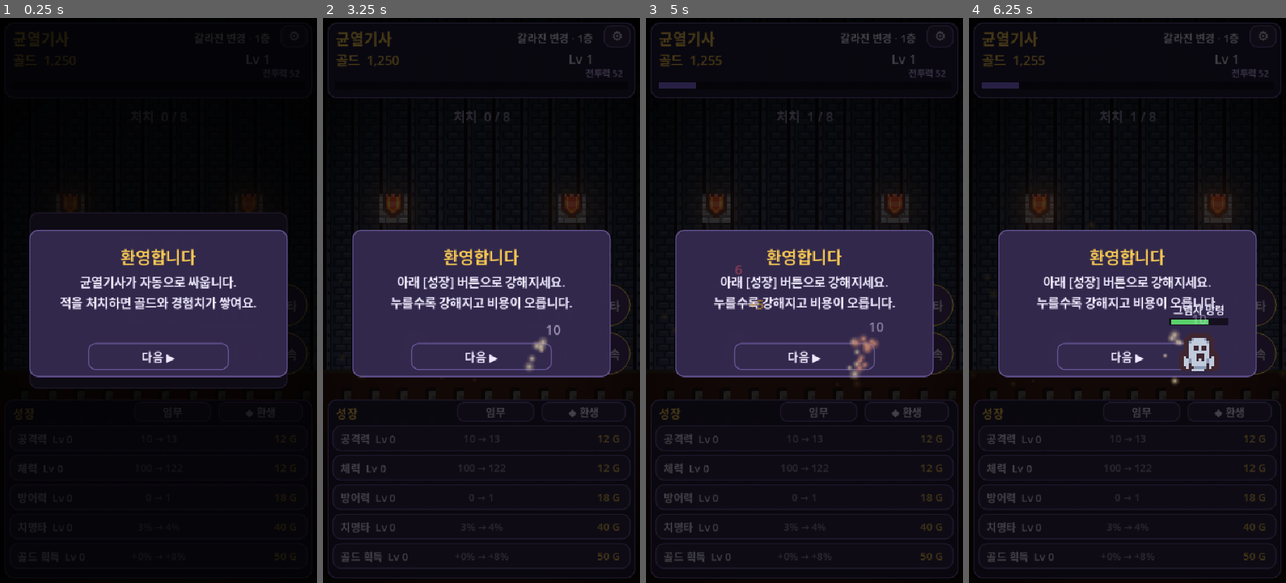
Above: before the commit, frames 1-4 (left to right).
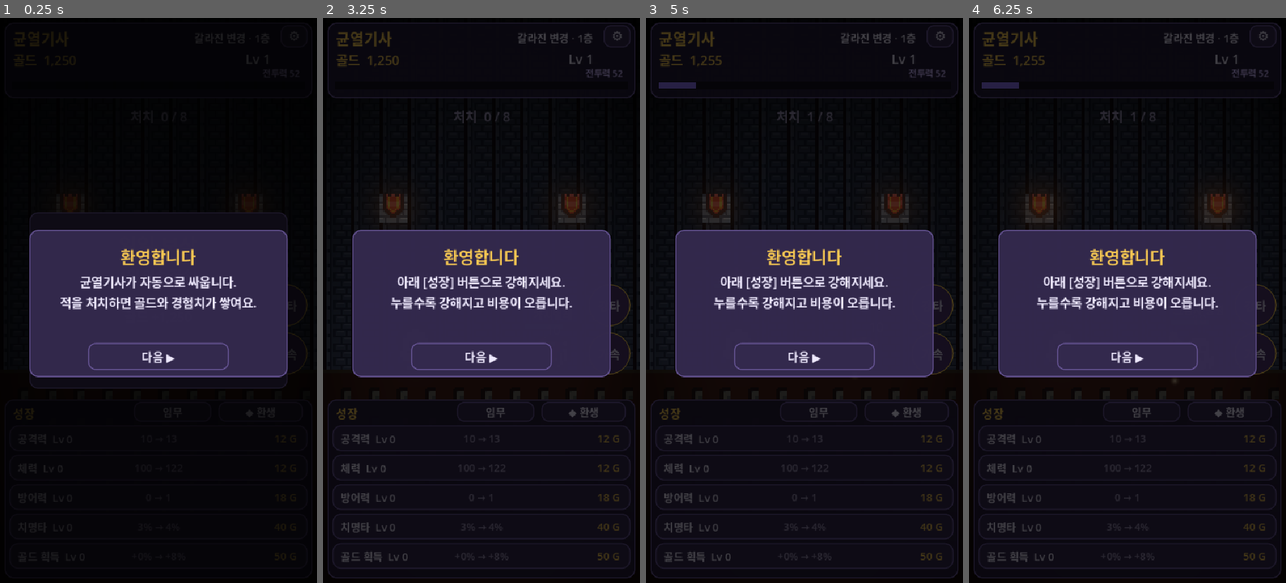
Above: after the commit, the same moments.

Repository: BN8624/unknown
Game: Godot game, scene res://Main.tscn
Two runs of this game, one before a commit and one after it. Both use one fixed random seed, a clock stepped at 60 frames per second and the inputs below.
Inputs (mouse positions are in pixels of both pictures, inside the frame that each line leads up to):
- Up to frame 1 (0.25 s): no input
- Up to frame 2 (3.25 s): click "⚙" at 0.5 s; click "다음 ▶" at 1.25 s; click "임무" at 2 s; click "◆ 환생" at 2.75 s
- Up to frame 3 (5 s): click (804, 436) at 3.52 s; click (804, 470) at 4.27 s
- Up to frame 4 (6.25 s): click (1127, 498) at 5.02 s; click (1127, 526) at 5.77 s

The runs differ from the first frame. In frame 2, 0.2% of the frame differs, in the area x 63-75%, y 54-63%; in frame 3, 0.4%; in frame 4, 1.2%, in the area x 38-82%, y 36-65%.

Commit message:
feat+fix: 보스 도전 관문·사망 복귀·팝업 z순서·배경 정리 (QA)
- 사망: 보스전 패배 시 일반 몹 파밍으로 복귀(다시 도전), 일반 몹 패배 시
  현재 층 처음부터(처치 수 초기화). 보스 자동 재진입 없음.
- 보스 관문: 보스 스테이지는 자동 진입 대신 '보스 도전' 버튼으로 시작.
  관문에선 일반 몹 파밍(골드·임무 진행). '자동 도전' 토글(저장).
- 팝업 z순서: 오버레이를 CanvasLayer(10)로 올려 전투 표시물이 팝업 뒤로
  비치던 잔상 제거.
- 배경: 정체불명 잔불 파티클 제거.
- QA: 헤드리스로 관문→자동도전→보스격파→진행 루프 검증(stage 4→10, 보스 1).

Co-Authored-By: Claude Opus 4.8 <noreply@anthropic.com>

Diff:
--- a/Main.gd
+++ b/Main.gd
@@ -51,6 +51,10 @@
 var e_atk_timer := 0.0
 var boss_atk_count := 0
 var boss_winding := false    # 보스 강공격 예열 중
+var boss_active := false     # 실제 보스전 진행 중(게이트에서 도전 시작)
+var auto_boss := false       # 보스 자동 도전(저장)
+var challenge_btn: Button
+var auto_btn: Button
 var busy := false            # 보상 표시 중엔 전투 정지
 # 액티브 스킬
 const SMASH_CD := 9.0
@@ -101,8 +105,13 @@
 var daily_streak := 0
 
 
+var ui_layer: CanvasLayer
+
 func _ready() -> void:
 	_shot_mode = "--shot" in OS.get_cmdline_user_args()
+	ui_layer = CanvasLayer.new()       # 모든 오버레이는 이 레이어에 → 전투 표시물 위에 항상 그려짐
+	ui_layer.layer = 10
+	add_child(ui_layer)
 	_build_background()
 	_build_battle_area()
 	_build_vignette()
@@ -126,6 +135,7 @@
 	_update_hud()
 	_update_growth_buttons()
 	_refresh_mission_badge()
+	_refresh_auto_btn()
 	_apply_font()
 	if not _shot_mode and not s.is_empty():
 		_grant_offline(s)
@@ -153,7 +163,7 @@
 	gold = 99999; _update_hud(); _update_growth_buttons()
 	await get_tree().create_timer(0.3).timeout
 	_save_shot("r02_rich")
-	stage = 5; kills = 0; _spawn_enemy()   # 보스 외형
+	stage = 5; kills = 0; boss_active = true; _spawn_enemy()   # 보스 외형
 	await get_tree().create_timer(0.5).timeout
 	_save_shot("r03_boss")
 	_show_reward("보스 격파!", "거대 거미 아라크 처치\n골드 +1,200\n전투력이 단단해졌습니다.\n\n6층으로 전진!")
@@ -172,7 +182,7 @@
 	stage = 23; kills = 2; _spawn_enemy()   # 2지역(잿빛 협곡) 일반 적
 	await get_tree().create_timer(0.5).timeout
 	_save_shot("r07_region2")
-	stage = 40; kills = 0; _spawn_enemy()    # 2지역 최종 보스
+	stage = 40; kills = 0; boss_active = true; _spawn_enemy()    # 2지역 최종 보스
 	await get_tree().create_timer(0.4).timeout
 	_boss_heavy()                            # 강공격 예열(확대·붉은 경고)
 	await get_tree().create_timer(0.45).timeout
@@ -185,9 +195,12 @@
 	await get_tree().create_timer(0.4).timeout
 	_save_shot("r09_missions")
 	mission_overlay.visible = false
-	stage = 45; kills = 3; prestige_count = 2; _apply_hero_skin(); _spawn_enemy()  # 3지역 + 승급 영웅
+	stage = 43; kills = 3; boss_active = false; prestige_count = 2; _apply_hero_skin(); _spawn_enemy()  # 3지역 + 승급 영웅
 	await get_tree().create_timer(0.5).timeout
 	_save_shot("r10_region3")
+	stage = 10; kills = 0; boss_active = false; _spawn_enemy()  # 보스 관문(도전 버튼)
+	await get_tree().create_timer(0.5).timeout
+	_save_shot("r11_gate")
 	get_tree().quit(0)
 
 var _onboard_ov: Control
@@ -202,7 +215,7 @@
 	]
 	var ov := Control.new()
 	ov.size = GameData.SCREEN
-	add_child(ov)
+	ui_layer.add_child(ov)
 	_onboard_ov = ov
 	var dim := ColorRect.new()
 	dim.color = Color(0, 0, 0, 0.72)
@@ -291,7 +304,7 @@
 	mission_overlay = Control.new()
 	mission_overlay.size = GameData.SCREEN
 	mission_overlay.visible = false
-	add_child(mission_overlay)
+	ui_layer.add_child(mission_overlay)
 	var dim := ColorRect.new()
 	dim.color = Color(0, 0, 0, 0.68)
 	dim.size = GameData.SCREEN
@@ -461,31 +474,6 @@
 			tw.tween_property(glow, "modulate:a", 0.32, 0.9).set_trans(Tween.TRANS_SINE)
 			tw.tween_property(glow, "modulate:a", 0.55, 1.1).set_trans(Tween.TRANS_SINE)
 
-	# 떠오르는 잔불(앰비언트 파티클)
-	_build_ambient_embers()
-
-
-func _build_ambient_embers() -> void:
-	var tex := _load_gen("ember")
-	if tex == null:
-		return
-	var p := CPUParticles2D.new()
-	p.texture = tex
-	p.position = Vector2(GameData.SCREEN.x * 0.5, GROUND_Y + 20)
-	p.amount = 26
-	p.lifetime = 6.0
-	p.preprocess = 4.0
-	p.emission_shape = CPUParticles2D.EMISSION_SHAPE_RECTANGLE
-	p.emission_rect_extents = Vector2(GameData.SCREEN.x * 0.5, 10)
-	p.direction = Vector2(0, -1)
-	p.spread = 18.0
-	p.gravity = Vector2(0, -8)
-	p.initial_velocity_min = 10.0
-	p.initial_velocity_max = 26.0
-	p.scale_amount_min = 0.15
-	p.scale_amount_max = 0.5
-	p.color = Color(1.0, 0.8, 0.5, 0.5)
-	add_child(p)
 
 
 # 화면 가장자리를 어둡게(분위기). 비전투 표시라 입력 통과, UI 패널보다 아래.
@@ -684,6 +672,62 @@
 func _build_skills() -> void:
 	smash_btn = _make_skill_btn("강타", Vector2(452, 452), _use_smash)
 	haste_btn = _make_skill_btn("가속", Vector2(452, 534), _use_haste)
+	_build_challenge_ui()
+
+
+# 보스 게이트 도전 UI: 큰 '보스 도전' 버튼 + 자동 도전 토글.
+func _build_challenge_ui() -> void:
+	challenge_btn = Button.new()
+	challenge_btn.text = "⚔  보스 도전"
+	challenge_btn.position = Vector2(110, 250)
+	challenge_btn.size = Vector2(320, 64)
+	challenge_btn.add_theme_font_size_override("font_size", 26)
+	var sb := StyleBoxFlat.new()
+	sb.bg_color = Color(0.55, 0.16, 0.20, 0.96); sb.set_corner_radius_all(16)
+	sb.border_color = COL_GOLD; sb.set_border_width_all(3)
+	var pr := sb.duplicate(); pr.bg_color = Color(0.70, 0.22, 0.26)
+	challenge_btn.add_theme_stylebox_override("normal", sb)
+	challenge_btn.add_theme_stylebox_override("hover", sb)
+	challenge_btn.add_theme_stylebox_override("pressed", pr)
+	challenge_btn.add_theme_color_override("font_color", Color(1, 0.95, 0.85))
+	challenge_btn.pressed.connect(func() -> void:
+		_play("button"); _btn_pop(challenge_btn); _start_boss_challenge())
+	challenge_btn.visible = false
+	add_child(challenge_btn)
+
+	auto_btn = Button.new()
+	auto_btn.position = Vector2(150, 322); auto_btn.size = Vector2(240, 40)
+	auto_btn.add_theme_font_size_override("font_size", 18)
+	_style_button(auto_btn)
+	auto_btn.pressed.connect(func() -> void:
+		auto_boss = not auto_boss
+		_refresh_auto_btn()
+		_save()
+		if auto_boss and challenge_btn.visible and not boss_active:
+			_start_boss_challenge())
+	auto_btn.visible = false
+	add_child(auto_btn)
+	_refresh_auto_btn()
+
+
+func _refresh_auto_btn() -> void:
+	if auto_btn != null:
+		auto_btn.text = "자동 도전: 켜짐" if auto_boss else "자동 도전: 꺼짐"
+
+
+func _show_challenge(on: bool) -> void:
+	if challenge_btn == null:
+		return
+	challenge_btn.visible = on
+	auto_btn.visible = on
+
+
+func _start_boss_challenge() -> void:
+	if boss_active or not GameData.is_boss_stage(stage) or busy:
+		return
+	boss_active = true
+	_show_challenge(false)
+	_spawn_enemy()
 
 
 func _make_skill_btn(label: String, pos: Vector2, cb: Callable) -> Button:
@@ -768,7 +812,7 @@
 	reward_overlay = Control.new()
 	reward_overlay.size = GameData.SCREEN
 	reward_overlay.visible = false
-	add_child(reward_overlay)
+	ui_layer.add_child(reward_overlay)
 	var dim := ColorRect.new()
 	dim.color = Color(0, 0, 0, 0.55)
 	dim.size = GameData.SCREEN
@@ -793,7 +837,7 @@
 	settings_overlay = Control.new()
 	settings_overlay.size = GameData.SCREEN
 	settings_overlay.visible = false
-	add_child(settings_overlay)
+	ui_layer.add_child(settings_overlay)
 	var dim := ColorRect.new()
 	dim.color = Color(0, 0, 0, 0.6)
 	dim.size = GameData.SCREEN
@@ -859,7 +903,7 @@
 	prestige_overlay = Control.new()
 	prestige_overlay.size = GameData.SCREEN
 	prestige_overlay.visible = false
-	add_child(prestige_overlay)
+	ui_layer.add_child(prestige_overlay)
 	var dim := ColorRect.new()
 	dim.color = Color(0, 0, 0, 0.7)
 	dim.size = GameData.SCREEN
@@ -1249,7 +1293,9 @@
 	if lbl_enemy_name != null and is_instance_valid(lbl_enemy_name):
 		lbl_enemy_name.queue_free()
 
-	enemy = GameData.make_enemy(stage)
+	# 보스 스테이지인데 아직 도전 전이면: 일반 몹을 파밍하며 '보스 도전' 게이트 표시
+	var at_gate: bool = GameData.is_boss_stage(stage) and not boss_active
+	enemy = GameData.make_enemy(stage, at_gate)
 	enemy_node = _make_enemy(enemy)
 	enemy_node.position = Vector2(ENEMY_X + 180, GROUND_Y)   # 오른쪽에서 슬라이드 인
 	add_child(enemy_node)
@@ -1287,6 +1333,9 @@
 	e_atk_timer = 0.0
 	boss_atk_count = 0
 	boss_winding = false
+	_show_challenge(at_gate)
+	if at_gate and auto_boss:
+		get_tree().create_timer(1.2).timeout.connect(_start_boss_challenge)
 	_update_progress()
 
 
@@ -1464,7 +1513,17 @@
 func _player_down() -> void:
 	p_hp = p_max_hp
 	_update_hero_hp()
-	_flash_notice("재정비!")
+	if boss_active:
+		# 보스전 패배 → 보스 포기, 일반 몹 파밍으로 복귀(다시 도전 가능)
+		boss_active = false
+		boss_winding = false
+		_flash_notice("보스 도전 실패!\n전열을 정비하세요")
+		_spawn_enemy()
+	else:
+		# 일반 몹에게 패배 → 현재 층 처음부터(처치 수 초기화)
+		kills = 0
+		_flash_notice("재정비! 처음부터")
+		_update_progress()
 
 
 func _enemy_die() -> void:
@@ -1496,7 +1555,13 @@
 
 func _after_kill(was_boss: bool) -> void:
 	if was_boss:
+		boss_active = false
 		_stage_clear(true)
+		return
+	# 보스 게이트에서 파밍 중이면 처치해도 진행 없이 다음 몹(도전 대기)
+	if GameData.is_boss_stage(stage) and not boss_active:
+		await get_tree().create_timer(0.35).timeout
+		_spawn_enemy()
 		return
 	kills += 1
 	if kills >= GameData.KILLS_PER_STAGE:
@@ -1614,8 +1679,11 @@
 
 func _update_progress() -> void:
 	if enemy.get("boss", false):
-		lbl_progress.text = "◆ 보스 ◆"
+		lbl_progress.text = "◆ 보스전 ◆"
 		lbl_progress.add_theme_color_override("font_color", COL_HP_BOSS)
+	elif GameData.is_boss_stage(stage) and not boss_active:
+		lbl_progress.text = "보스 관문 — 도전 대기"
+		lbl_progress.add_theme_color_override("font_color", COL_GOLD)
 	else:
 		lbl_progress.text = "처치  %d / %d" % [kills, GameData.KILLS_PER_STAGE]
 		lbl_progress.add_theme_color_override("font_color", COL_DIM)
@@ -1717,6 +1785,7 @@
 		"sound_on": sound_on, "seen_intro": seen_intro,
 		"counters": counters, "missions": missions,
 		"daily_day": daily_day, "daily_streak": daily_streak,
+		"auto_boss": auto_boss,
 	}
 
 
@@ -1745,6 +1814,7 @@
 	missions = s.get("missions", []) if typeof(s.get("missions")) == TYPE_ARRAY else []
 	daily_day = int(s.get("daily_day", 0))
 	daily_streak = int(s.get("daily_streak", 0))
+	auto_boss = bool(s.get("auto_boss", false))
 	var su = s.get("soul_upgrades", {})
 	for id in soul_upgrades.keys():
 		soul_upgrades[id] = int(su.get(id, 0)) if typeof(su) == TYPE_DICTIONARY else 0
@@ -1759,6 +1829,8 @@
 	soul_upgrades = {"s_atk": 0, "s_gold": 0, "s_hp": 0, "s_off": 0}
 	counters = {"kill": 0, "stage": 0, "upgrade": 0, "boss": 0, "gold": 0}
 	missions = []; daily_day = 0; daily_streak = 0
+	boss_active = false; auto_boss = false
+	_refresh_auto_btn()
 	_ensure_missions()
 	_refresh_mission_badge()
 	_recompute_stats()
--- a/reset/GameData.gd
+++ b/reset/GameData.gd
@@ -126,8 +126,8 @@
 const ENEMY_ATK_INTERVAL := 1.25
 
 # 적 한 마리의 완성 스탯 딕셔너리(외형 포함)를 만든다.
-static func make_enemy(stage: int) -> Dictionary:
-	var boss := is_boss_stage(stage)
+static func make_enemy(stage: int, force_normal := false) -> Dictionary:
+	var boss := is_boss_stage(stage) and not force_normal
 	var hp := enemy_hp(stage)
 	var atk := enemy_atk(stage)
 	var gold := enemy_gold(stage)
--- a/reset/SaveSystem.gd
+++ b/reset/SaveSystem.gd
@@ -25,6 +25,7 @@
 		"missions": state.get("missions", []),
 		"daily_day": int(state.get("daily_day", 0)),
 		"daily_streak": int(state.get("daily_streak", 0)),
+		"auto_boss": bool(state.get("auto_boss", false)),
 		"last_save_unix": int(Time.get_unix_time_from_system()),
 	}
 	var f := FileAccess.open(PATH, FileAccess.WRITE)
@@ -74,6 +75,7 @@
 		"missions": parsed.get("missions", []) if typeof(parsed.get("missions")) == TYPE_ARRAY else [],
 		"daily_day": int(parsed.get("daily_day", 0)),
 		"daily_streak": int(parsed.get("daily_streak", 0)),
+		"auto_boss": bool(parsed.get("auto_boss", false)),
 		"last_save_unix": int(parsed.get("last_save_unix", 0)),
 	}
 
